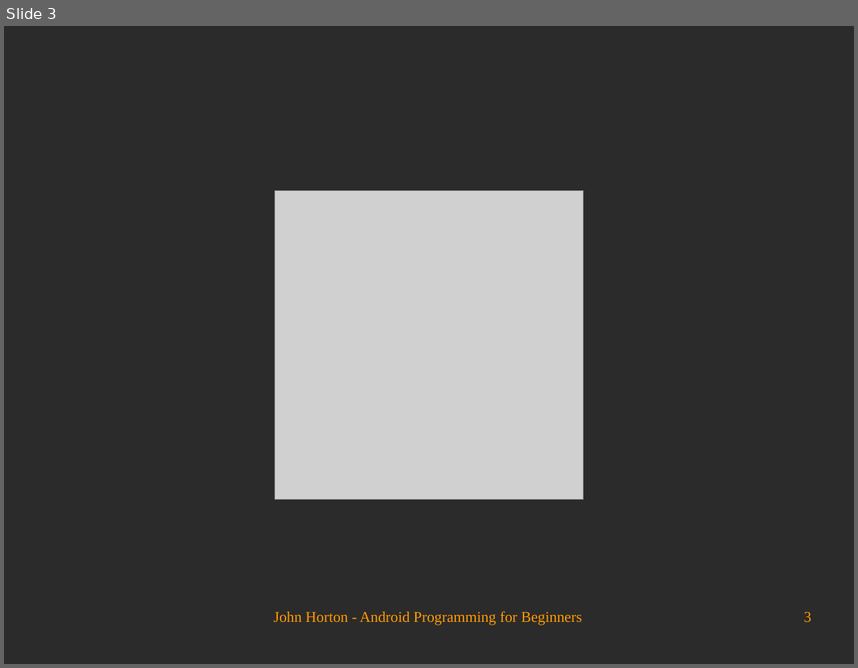
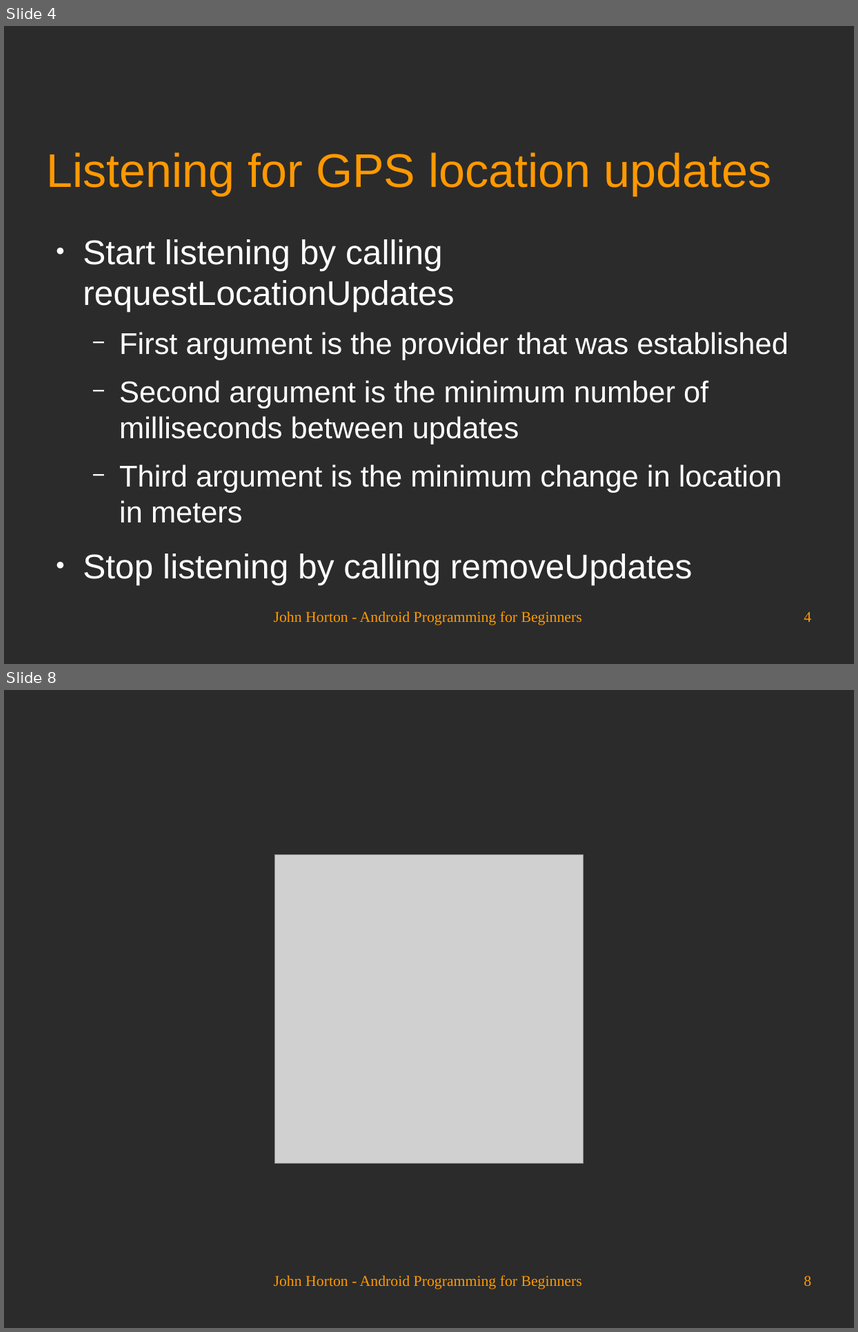
Before and after one commit to Academy-Soft-Intellect/Android-Programming-for-Beginners, a slide deck: 25_Integrating_Google_Maps_and_GPS_Locations.odp. Shown one above the other, each under a label of ours: slide 3 before the commit, slides 4 and 8 after it; the slides between them are not shown. The pictures are 858x668 and 858x1332 pixels, drawn with LibreOffice and Linux fonts; fonts in the diff are those of the drawing; grey boxes stand for pictures; background and template pictures are left out; a plain dark background stands for a picture behind light text. Boxes give left, top, right and bottom in pixels: in the first picture for what was removed or moved away, otherwise in the second. Text is boxed around its words. In the diff, an @@ line names an element or a change of style, - is before the commit and + after.

```diff
--- a/25_Integrating_Google_Maps_and_GPS_Locations.odp
+++ b/25_Integrating_Google_Maps_and_GPS_Locations.odp
@@ slide 4 added at <box>4,26,854,664</box>, background picture (left out) @@
@@ title added at <box>47,152,771,196</box>, 44 pt, text #FF9900 @@
+Listening for GPS location updates
@@ text added at <box>83,239,789,584</box>, 28 pt, text #FFFFFF @@
+● Start listening by calling requestLocationUpdates
+  − First argument is the provider that was established
+  − Second argument is the minimum number of milliseconds between updates
+  − Third argument is the minimum change in location in meters
+● Stop listening by calling removeUpdates
@@ text added at <box>274,610,582,625</box>, 14 pt, text #FF9900 @@
+John Horton - Android Programming for Beginners
@@ page number added at <box>804,611,811,621</box>, 14 pt, text #FF9900 @@
+4
@@ what was slide 3 is now slide 8 @@
@@ page number at <box>804,1275,811,1286</box>: text changed @@
-3
+8
```
Also in this commit, not shown: 2 slides changed, 4 other slides added.
